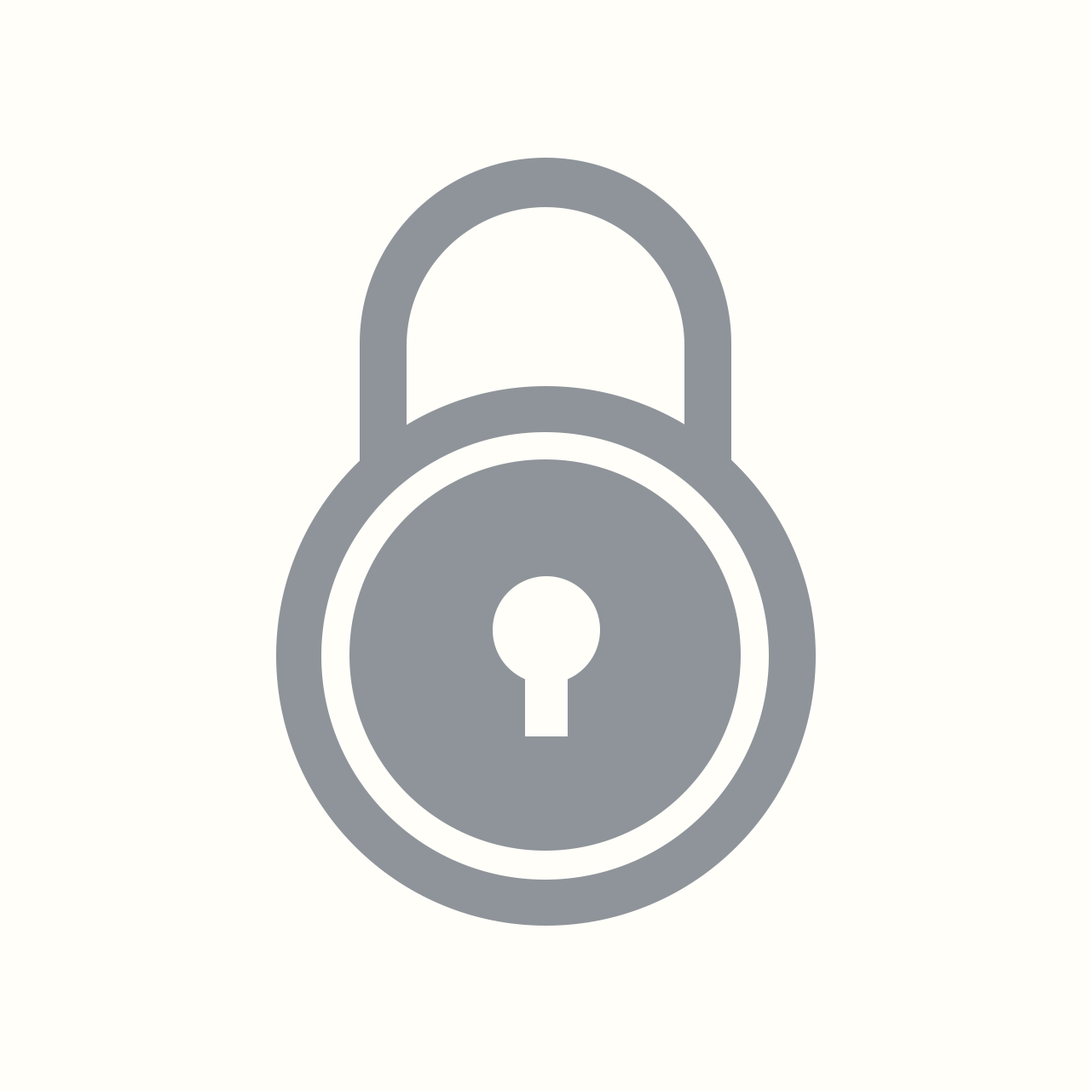
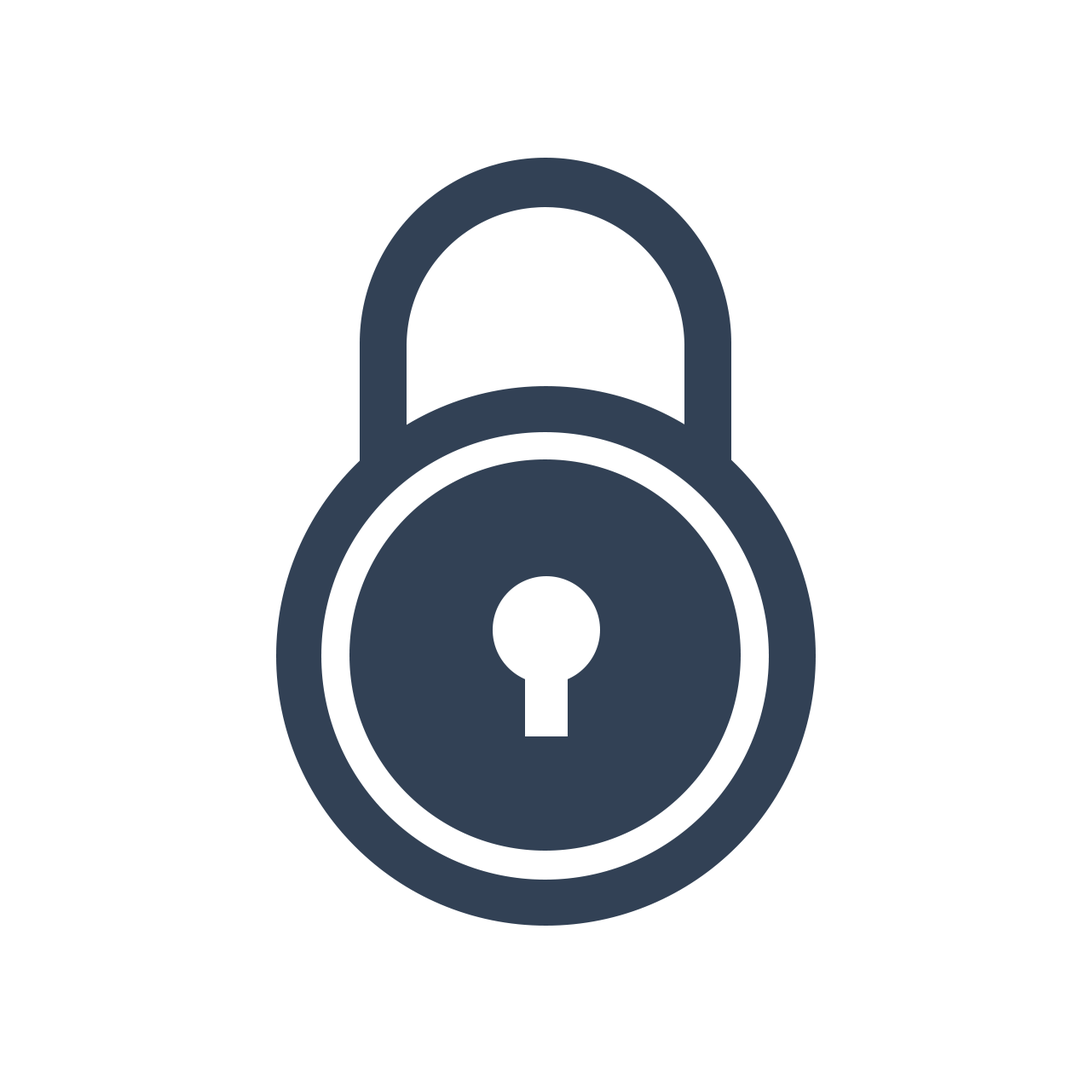
Layer changes from the first 1091 x 1091 image to the second:
removed group "result" (4 layers) (was 50%) over [276, 157, 817, 927]
added layer "result" above "图层 7" over [276, 157, 817, 927]
renamed "图层 6" to "图层 7", moved it out of group "result", painted on it over [0, 0, 1091, 1091]
removed layer "图层 4" from group "result" over [349, 459, 742, 852]
removed layer "图层 2" from group "result" over [276, 386, 817, 927]
